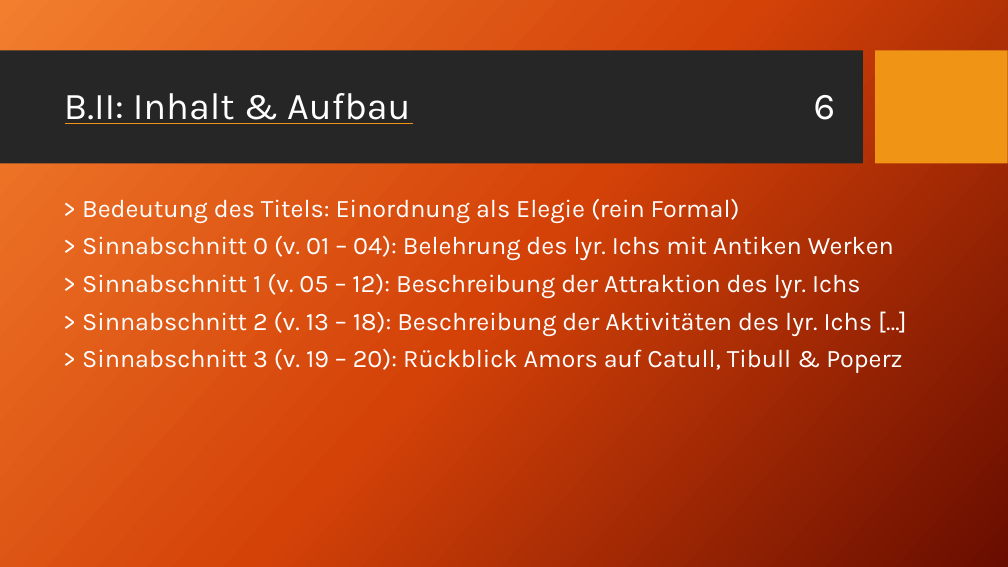
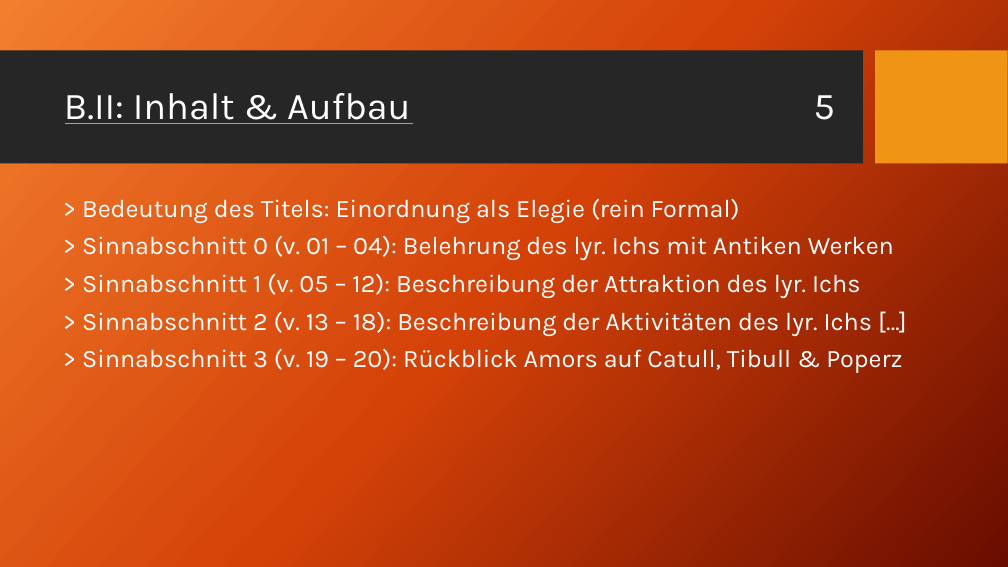
Before and after one commit to akb1154/REF-D-CG-6N, a slide deck: slide 5 of pptx/Goethe - Römische Elegien V.pptx (slide 6 before the commit). Drawn at 1008x567 pixels with LibreOffice and Linux fonts; fonts in the diff are those of the drawing; background and template pictures are left out. Boxes give left, top, right and bottom in pixels: in the first picture for what was removed or moved away, otherwise in the second. Text is boxed around its words. In the diff, an @@ line names an element or a change of style, - is before the commit and + after.

```diff
--- a/pptx/Goethe - Römische Elegien V.pptx
+++ b/pptx/Goethe - Römische Elegien V.pptx
@@ title at (64,93,835,124): text changed @@
-B.II: Inhalt & Aufbau 6
+B.II: Inhalt & Aufbau 5
```
Also in this commit, not shown: 9 other slides changed, 1 slide removed, 5 other files.
